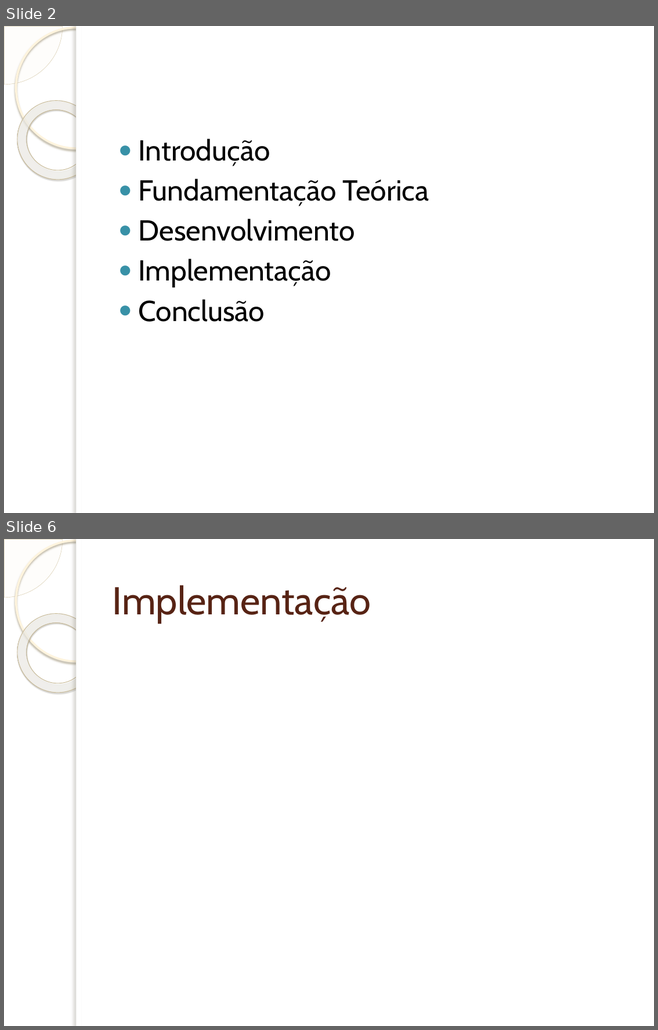
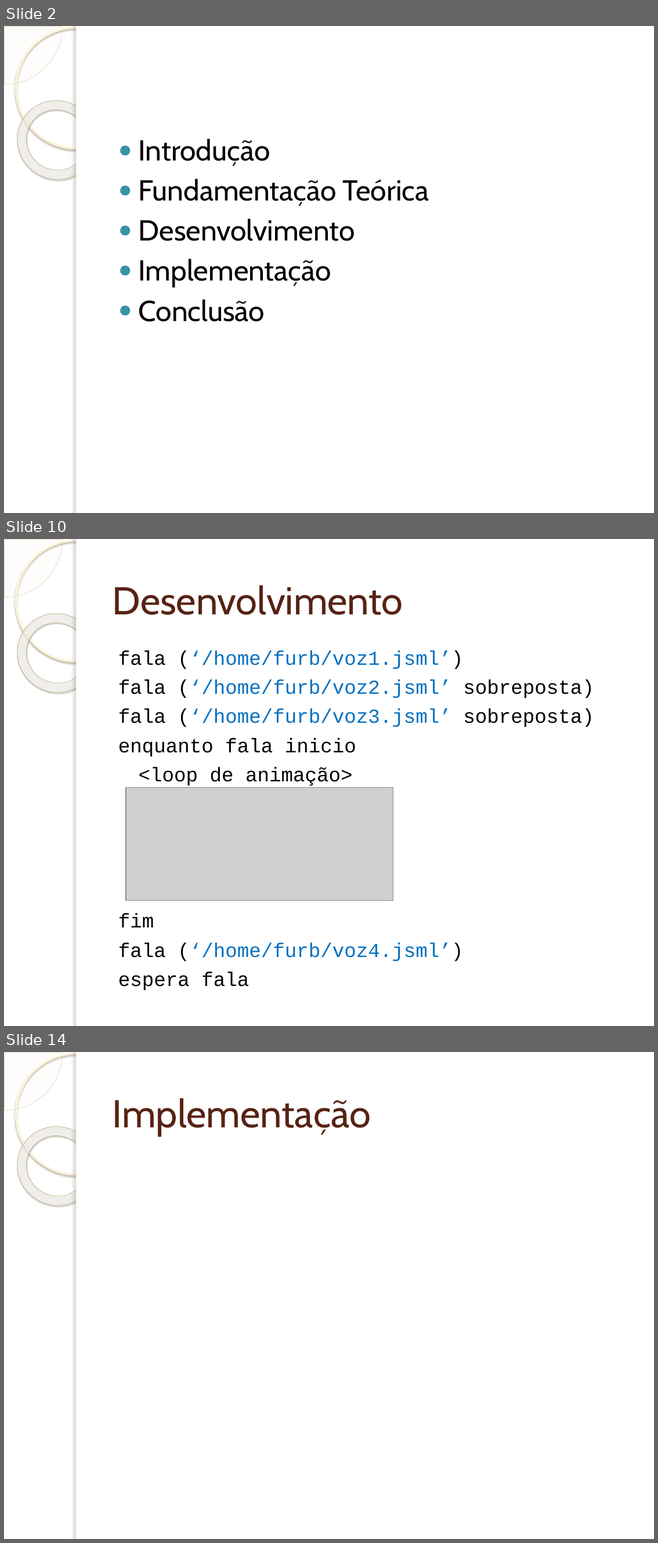
Before and after one commit to wendeldavid/soundwave, a slide deck: docs/tcc/Implementação de Suporta à Programação e Interpretação da.pptx. Shown one above the other, each under a label of ours: slides 2 and 6 before the commit, slides 2, 10 and 14 after it; the slides between them are not shown. The pictures are 658x1030 and 658x1543 pixels, drawn with LibreOffice and Linux fonts; fonts in the diff are those of the drawing; grey boxes stand for pictures; background and template pictures are left out. Boxes give left, top, right and bottom in pixels: in the first picture for what was removed or moved away, otherwise in the second. Text is boxed around its words. In the diff, an @@ line names an element or a change of style, - is before the commit and + after.

```diff
--- a/docs/tcc/Implementação de Suporta à Programação e Interpretação da.pptx
+++ b/docs/tcc/Implementação de Suporta à Programação e Interpretação da.pptx
@@ slide 10 added at [4,539,654,1026], background picture (left out); not listed: 5 template elements that a slide beside it also shows @@
@@ title added at [112,585,403,615], 43 pt, text #572314 @@
+Desenvolvimento
@@ text added at [118,650,593,990], 22 pt, text #000000 @@
+fala (‘/home/furb/voz1.jsml’)
+fala (‘/home/furb/voz2.jsml’ sobreposta)
+fala (‘/home/furb/voz3.jsml’ sobreposta)
+enquanto fala inicio
+<loop de animação>
+fim
+fala (‘/home/furb/voz4.jsml’)
+espera fala
@@ picture added at [125,788,393,901] @@
@@ what was slide 6 is now slide 14 @@
```
Also in this commit, not shown: 3 slides changed, 8 other slides added, 1 slide removed.
